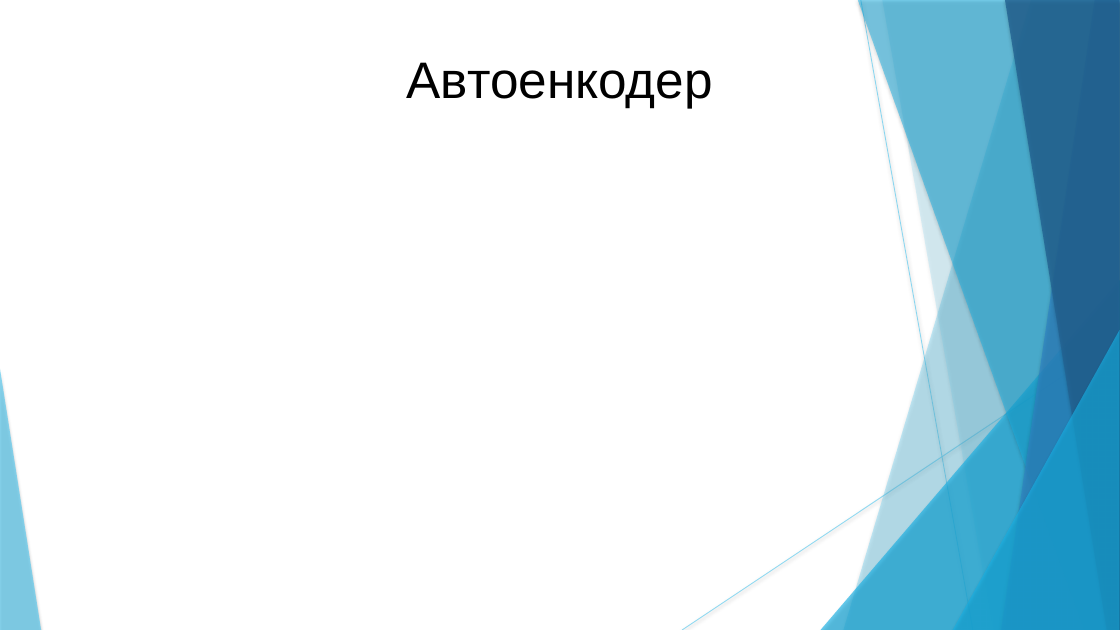
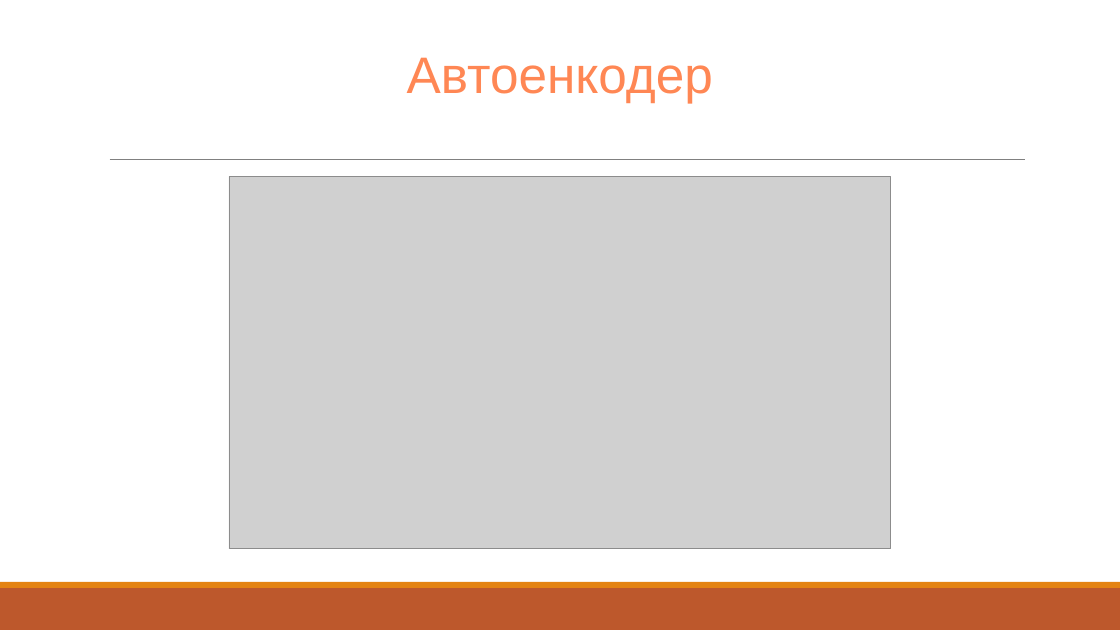
Before and after one commit to CodeMonsterPedro/Docs, a slide deck: slide 8 of demo.pptx. Drawn at 1120x630 pixels with LibreOffice and Linux fonts; fonts in the diff are those of the drawing; grey boxes stand for pictures. Boxes give left, top, right and bottom in pixels: in the first picture for what was removed or moved away, otherwise in the second. Text is boxed around its words. In the diff, an @@ line names an element or a change of style, - is before the commit and + after.

```diff
--- a/demo.pptx
+++ b/demo.pptx
@@ title "Автоенкодер" at <box>407,57,713,103</box>: text colour #000000 to #FF8754; line spacing 1 to 0.85 @@
@@ line added from (110, 160) to (1026, 160), #808080 0.5 pt @@
@@ picture added at <box>229,176,891,549</box> @@
@@ group removed at <box>0,0,1120,630</box>: 5 freeform shapes, 3 triangles, 2 lines @@
@@ rectangle added at <box>0,588,1120,630</box>, fill #BD582C @@
@@ rectangle added at <box>0,582,1120,588</box>, fill #E48312 @@
```
Also in this commit, not shown: 7 other slides changed, 3 slides added, 3 slides removed, 7 other files.
